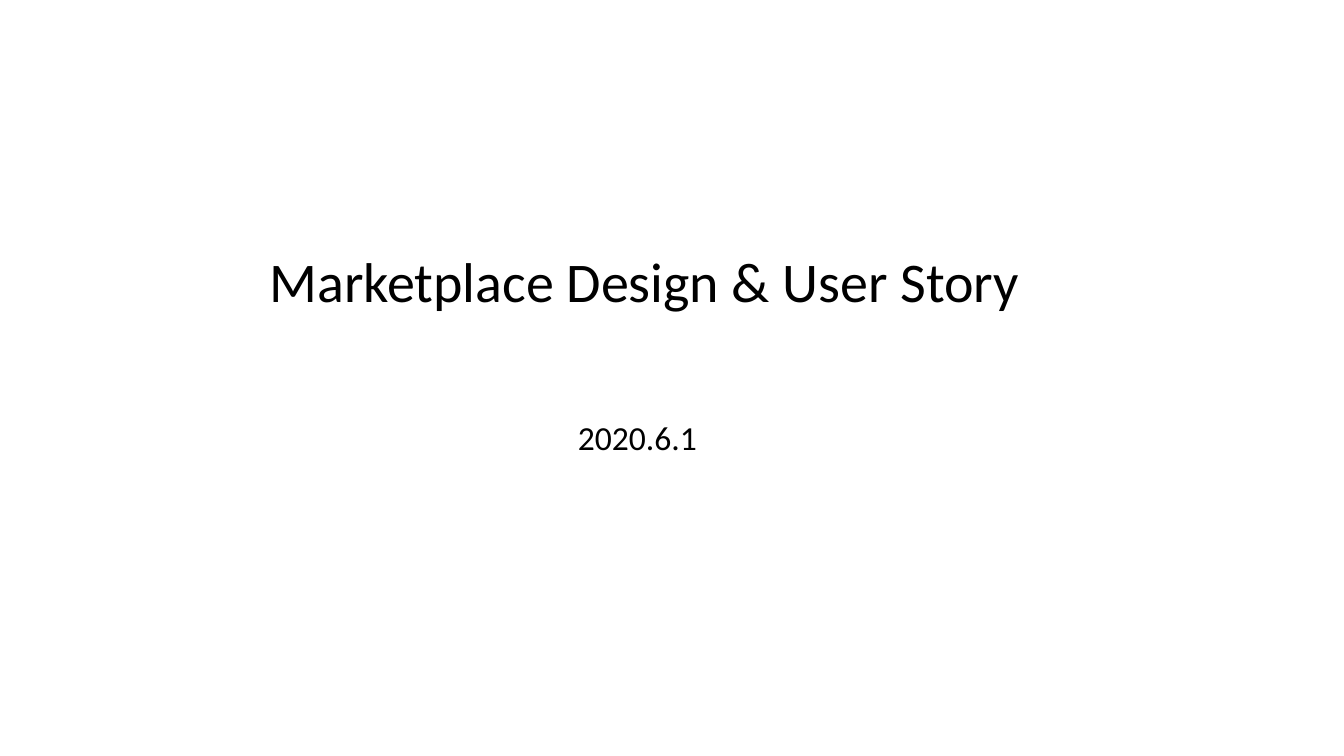
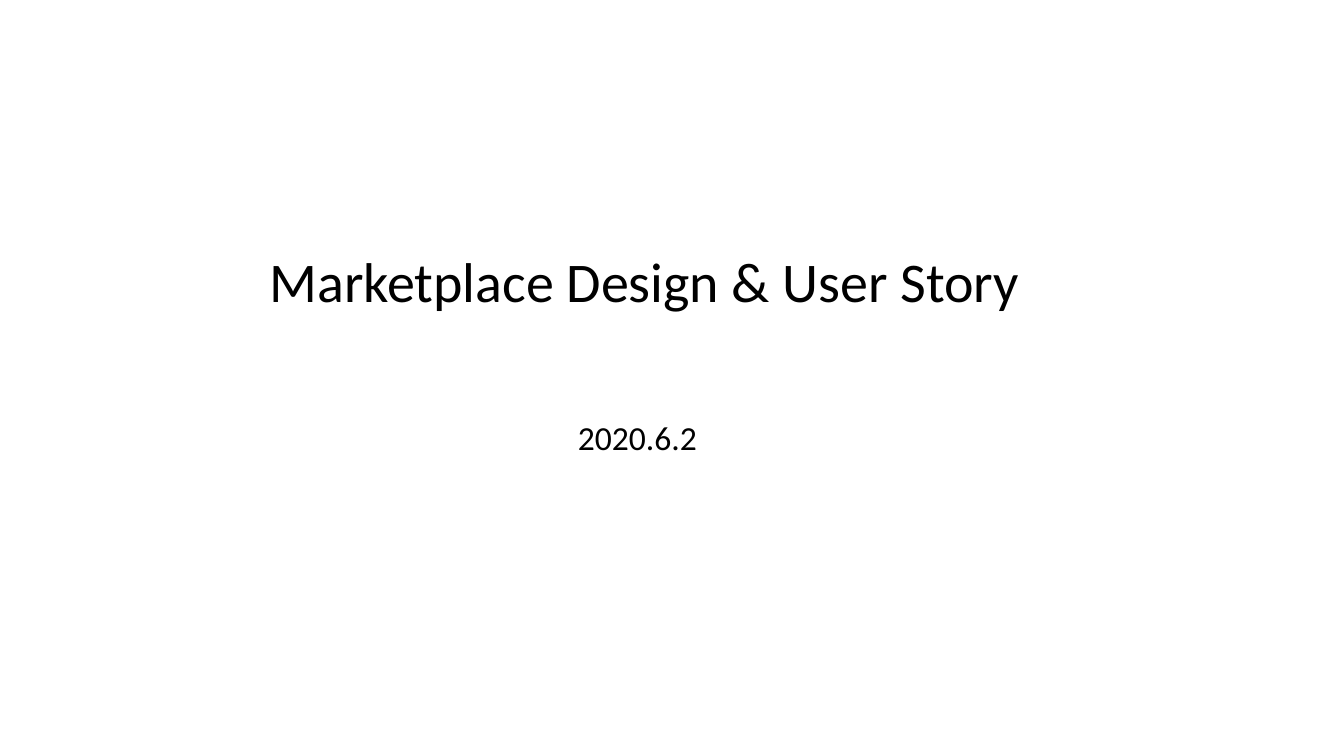
Before and after one commit to microsoft/openpaimarketplace, a slide deck: slide 1 of design/marketplace design user story.pptx. Drawn at 1344x756 pixels with LibreOffice and Linux fonts; fonts in the diff are those of the drawing. Boxes give left, top, right and bottom in pixels: in the first picture for what was removed or moved away, otherwise in the second. Text is boxed around its words. In the diff, an @@ line names an element or a change of style, - is before the commit and + after.

```diff
--- a/design/marketplace design user story.pptx
+++ b/design/marketplace design user story.pptx
@@ subtitle at (578, 427, 697, 451): text changed @@
-2020.6.1
+2020.6.2
```
Also in this commit, not shown: 4 other slides changed, 8 slides added.
